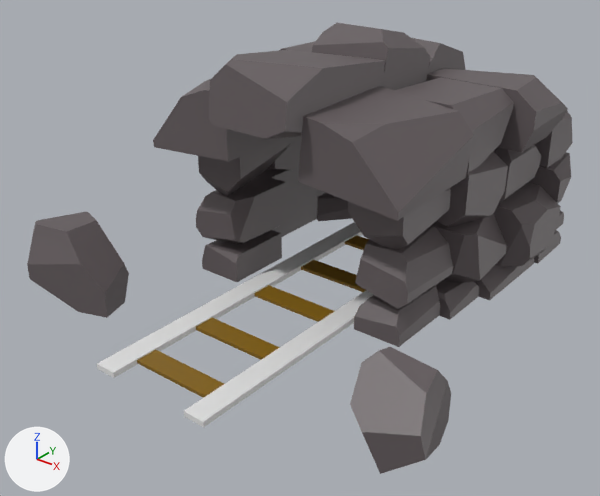
An edit to the FBX model Assets/Viridis Country/Models/Pedreira/Pedreira.fbx, drawn before and after from the same camera.
The view is the same before and after, from a 50 mm camera at (8.47, -11.65, 8.1) aimed at (-0.6, -0.31, 1.07). The axes (+X, +Y, +Z) are drawn at lower left. The lights are the same throughout. Where no turn or scale is listed for an object, it has been applied to the vertices.
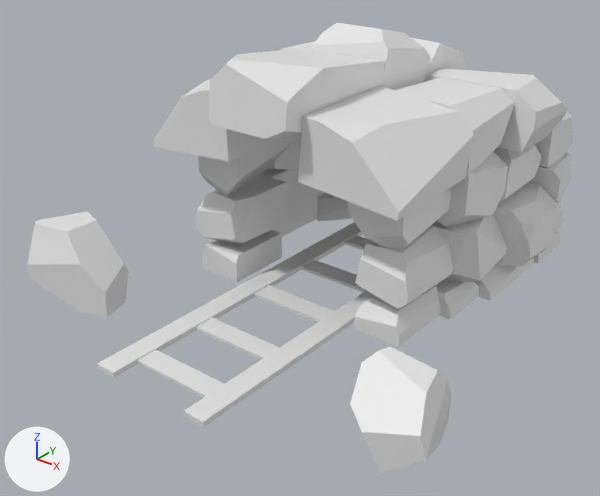
Diff of the bpy script that builds the scene:
```diff
--- a/Assets/Viridis Country/Models/Pedreira/Pedreira.fbx.py
+++ b/Assets/Viridis Country/Models/Pedreira/Pedreira.fbx.py
@@ me_cube_015 @@
 me_cube_015.from_pydata(...)  # 802 vertices, 496 faces; spans x -4.88..4.19, y -4.47..6.05, z -0.02..5.04
 # used by ob_cube_036; location = (0.0, 0.0, 0.0)
-me_cube_015.materials.append(mat_ferro)  # white #e7e7e7
+# me_cube_015 part 1: all 464 faces that had it switch from mat_material_001 (dark grey #655d5f) to no material
+# me_cube_015 part 2: all 20 faces that had it switch from mat_madeira (yellow #876510) to no material
```

Location of each change, [x1, y1, x2, y2] in pixels of the pictures (600 x 496 px):
part 1 of me_cube_015, recoloured: [27, 23, 573, 474] in both
part 2 of me_cube_015, recoloured: [137, 235, 369, 398] in both
